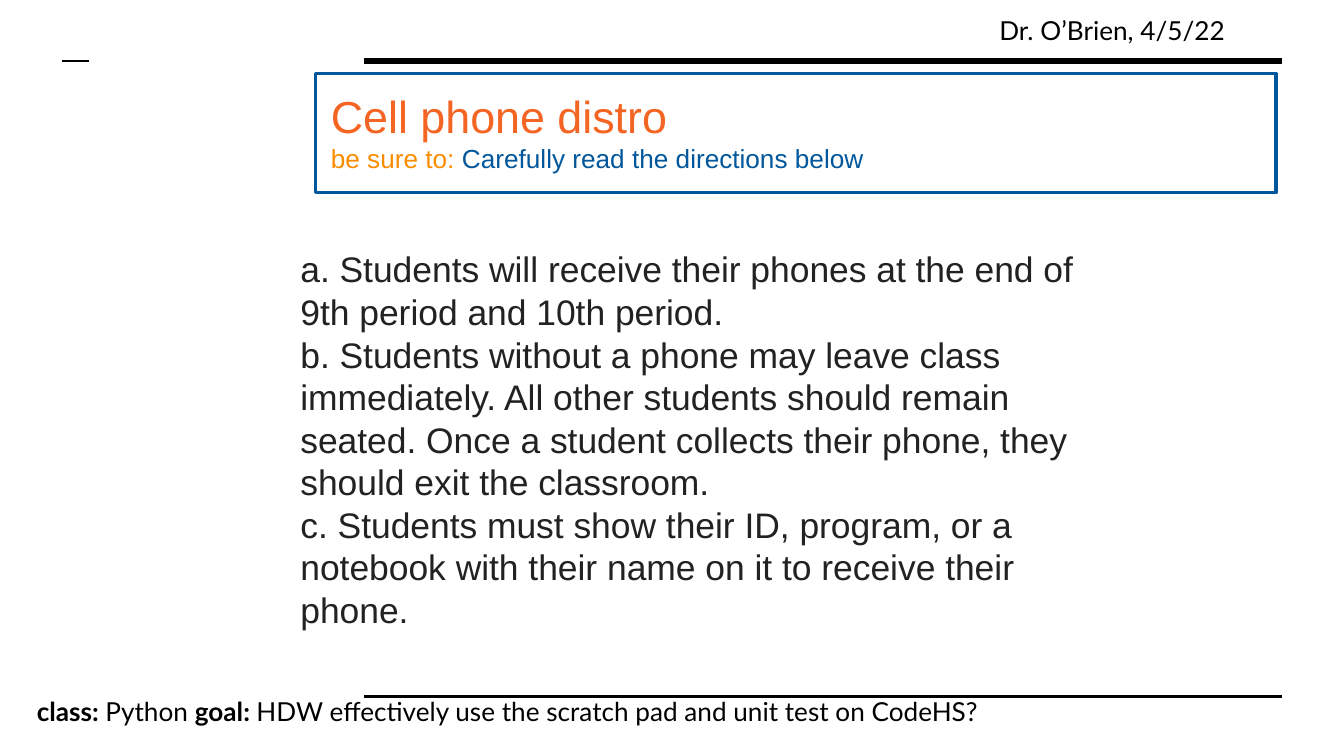
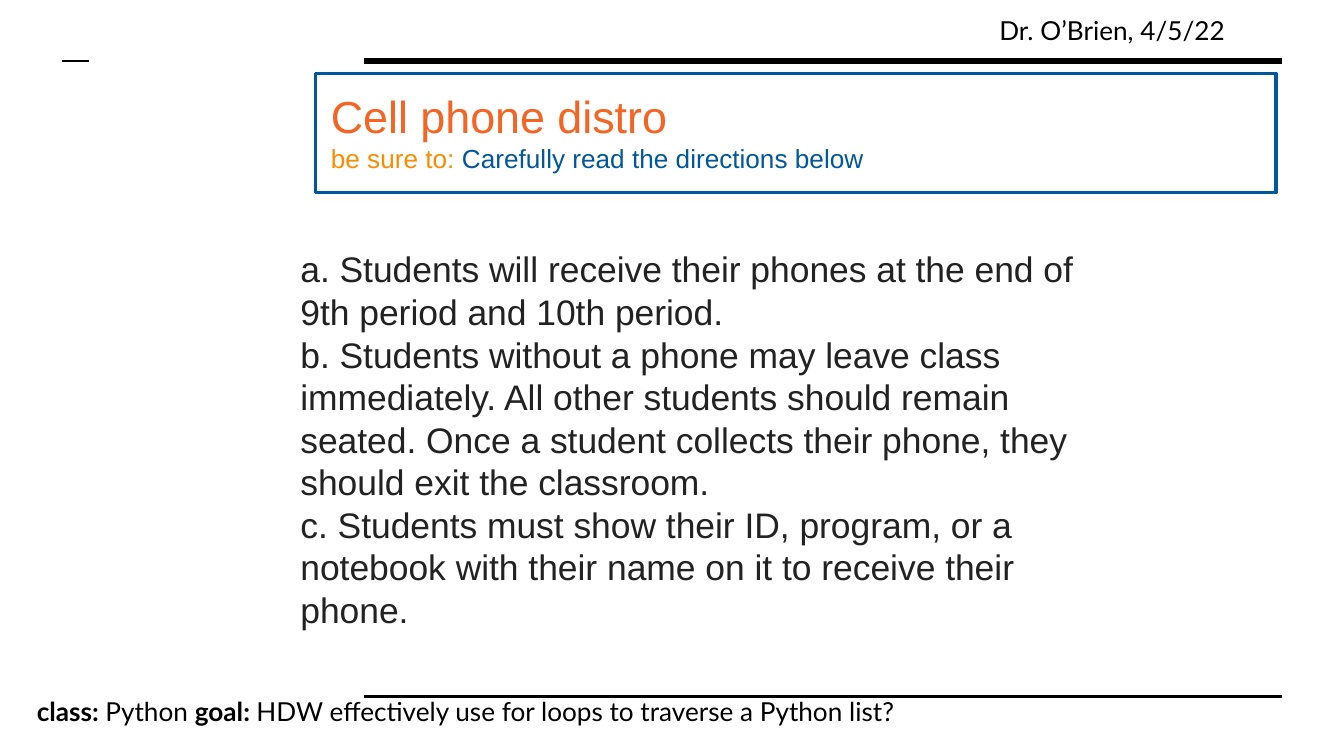
Before and after one commit to cobrien87/work, a slide deck: slide 6 of print/python2_9_02.pptx. Drawn at 1344x756 pixels with LibreOffice and Linux fonts; fonts in the diff are those of the drawing; background and template pictures are left out. Boxes give left, top, right and bottom in pixels: in the first picture for what was removed or moved away, otherwise in the second. Text is boxed around its words. In the diff, an @@ line names an element or a change of style, - is before the commit and + after.

Commit message:
lps slides 4-6

```diff
--- a/print/python2_9_02.pptx
+++ b/print/python2_9_02.pptx
@@ text at bbox=[37, 701, 894, 726]: text changed @@
-class: Python goal: HDW effectively use the scratch pad and unit test on CodeHS?
+class: Python goal: HDW effectively use for loops to traverse a Python list?
```
Also in this commit, not shown: 4 other slides changed, 1 slide added, 1 slide removed, 17 other files.
